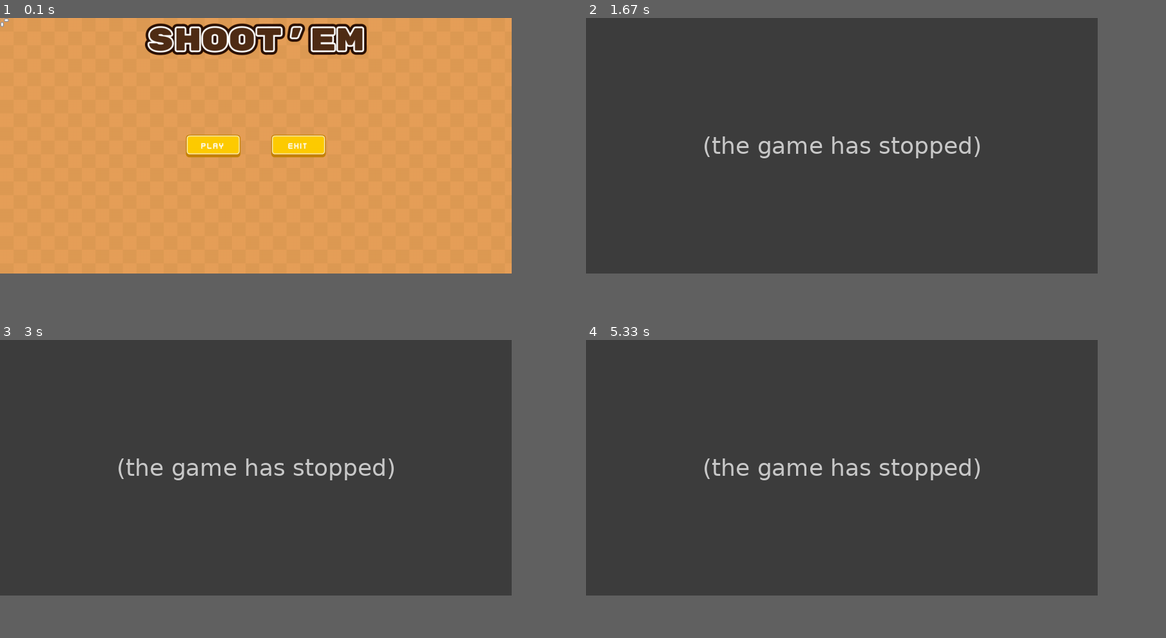
Above: before the commit, frames 1-4 (two rows, left to right).
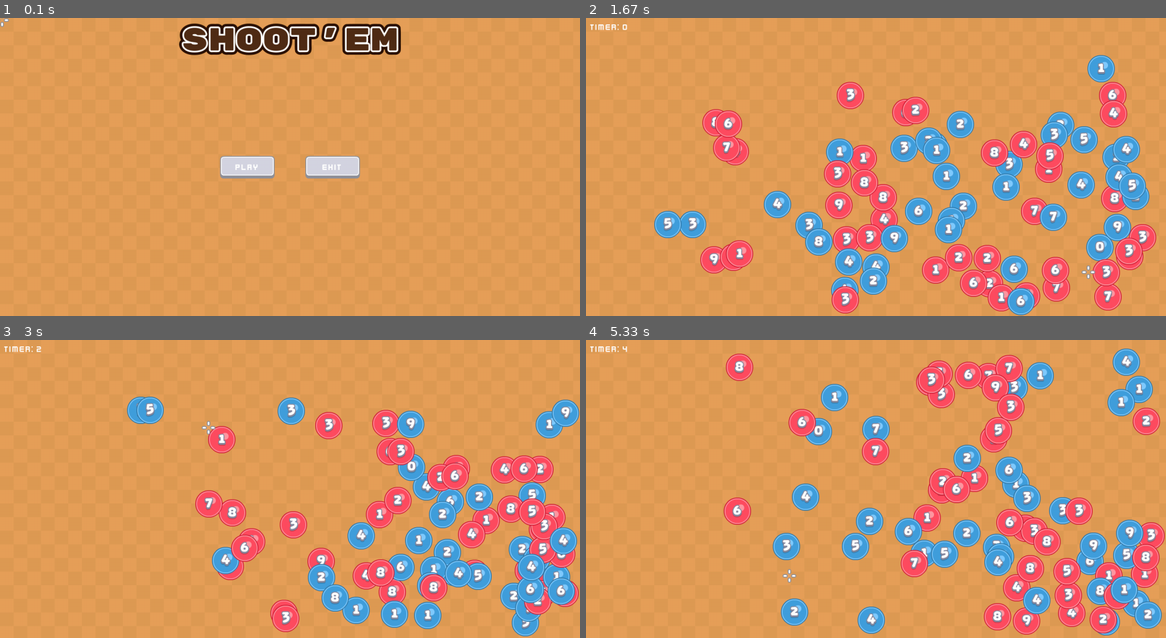
Above: after the commit, the same moments.

Repository: ali-khawasawala-521/ShootEm-PyGame-
Game: pygame game, started from main.py
Two runs of this game, one before a commit and one after it. Both use one fixed random seed, a clock stepped at 60 frames per second and the inputs below.
Inputs (mouse positions are in pixels of both pictures, inside the frame that each line leads up to):
- Up to frame 1 (0.1 s): no input
- Up to frame 2 (1.67 s): click (876, 38) at 0.38 s; click (835, 167) at 0.72 s; click (760, 205) at 1.05 s; click (1090, 271) at 1.38 s
- Up to frame 3 (3 s): click (301, 387) at 1.72 s; click (261, 566) at 2.05 s; click (272, 438) at 2.38 s; click (208, 426) at 2.72 s
- Up to frame 4 (5.33 s): click (1026, 462) at 3.05 s; click (1055, 483) at 3.38 s; click (997, 435) at 3.72 s; click (707, 432) at 4.05 s; click (899, 477) at 4.38 s; click (707, 471) at 4.72 s; click (789, 575) at 5.05 s
In our replay, the window is 794x397 before the commit and 900x463 after it. These sizes can differ from the game's own. Grey fills any space a smaller window leaves; there, only what the larger window draws over its background counts as a difference.

The runs differ from the first frame. In frame 1, 6.3% of the frame differs, in the area x 25-70%, y 1-54%; in frame 2, 83%; in frame 3, 83%, in the area x 0-100%, y 0-100%; in frame 4, 83%.
Error before the commit: IndexError: list index out of range (main.py line 60); the game stopped at 0.72 s (later frames are placeholders)

Commit message:
Menu Design Started

Diff:
--- a/main.py
+++ b/main.py
@@ -1,10 +1,10 @@
 '''
 Author: Ali Asgar Khawasawala
-Description: A Simple yet Educational Ball Shooting Game for testing the knowledge of Number System.
+Description: A simple ball shooting game developed with Python and PyGame for building the concentration power and the knowledge of even and odd numbers in kids.
 '''
 
 import sys # Provide System related functionality.
-import random # Provide Functionality for Randomness.
+import random # Provide Randomness.
 import math # Provide Essential Math Funtionality.
 import pygame # Provide Game Related Functions.
 
@@ -20,32 +20,45 @@
 
 # Class for UI Elements
 class UI_Element(pygame.sprite.Sprite):
-    def __init__(self, pos_x, pos_y, imgPath, label, type):
+    def __init__(self, pos_x, pos_y, imgList, label, type):
         super().__init__()
         self.x = pos_x
         self.y = pos_y
         self.type = type
-        self.image = pygame.image.load(imgPath)
-
-        imgWidth = self.image.get_width()
-        imgHeight = self.image.get_height()
+        self.imgIndex = 0
+        self.images = []
+
+        for i in imgList:
+            self.images.append(pygame.image.load(i))
+
+        self.image = self.images[self.imgIndex]
+
+        self.imgWidth = self.image.get_width()
+        self.imgHeight = self.image.get_height()
 
         font = pygame.font.Font("assets/KenneyFutureNarrow.ttf", 20)
         self.label = label
         self.labelFont = font.render(self.label, True, (255,255,255))
-        labelWidth = self.labelFont.get_width()
-        labelHeight = self.labelFont.get_height()
-
-        self.image.blit(self.labelFont, (int(imgWidth/2- labelWidth/2), int(imgHeight/2 - labelHeight/2)))
+        self.labelWidth = self.labelFont.get_width()
+        self.labelHeight = self.labelFont.get_height()
 
         self.rect = self.image.get_rect()
         self.rect.center = (self.x, self.y)
 
-# Class for Head over Display
-class HUD():
-    def __init__(self):
-        super().__init__()
-        self.HUD_font = pygame.font.Font("assets/KenneyFutureNarrow.ttf", 30)
+    def update(self):
+        mousePos = pygame.mouse.get_pos()
+        # print(f"Mouse x: {mousePos[0]}")
+        # print(f"Mouse y: {mousePos[1]}")
+        if mousePos[0] >= self.rect.x and mousePos[0] <= (self.rect.x + self.rect.width) and mousePos[1] >= self.rect.y and mousePos[1] <= (self.rect.y + self.rect.height):
+            self.imgIndex = 1
+        else:
+            self.imgIndex = 0
+
+        if self.imgIndex >= len(self.images):
+            self.imgIndex = 0
+
+        self.image = self.images[self.imgIndex]
+        self.image.blit(self.labelFont, (int(self.imgWidth/2 - self.labelWidth/2), int(self.imgHeight/2 - self.labelHeight/2)))
 
 # Class for creating Crosshair like Mouse Pointer.
 class Crosshair(pygame.sprite.Sprite):
@@ -67,7 +80,7 @@
 
     # Defining what to do if crosshair collide with ball and shoot.
     def shoot(self):
-        # Checking whether crosshair is on ball while shooting.
+        # Checking whether crosshair is on ball while shooting
         ball = pygame.sprite.spritecollide(crosshair, stage.ball_group, False)
 
         # Checking if ball is even or odd.
@@ -150,12 +163,14 @@
         self.totalEvenBalls = 0
         self.ball_group = []
 
+        self.buttons = ["assets/button_grey.png", "assets/button_yellow.png"]
+
         self.font = pygame.font.Font("assets/KenneyFutureNarrow.ttf", 20)
         self.font_two = pygame.font.Font("assets/KenneyFutureNarrow.ttf", 40)
-        self.title = UI_Element(int(screenWidth/2), 50, "assets/title.png", "", "title")
-        self.playButton = UI_Element(int(screenWidth/2 - 100), int(screenHeight/2), "assets/button.png", "PLAY", "button")
-        self.exitButton = UI_Element(int(screenWidth/2 + 100), int(screenHeight/2), "assets/button.png", "EXIT", "button")
-        self.replayButton =  UI_Element(int(screenWidth/2 - 100), int(screenHeight/2), "assets/button.png", "REPLAY", "button")
+        self.title = UI_Element(int(screenWidth/2), 50, ["assets/title.png"], "", "title")
+        self.playButton = UI_Element(int(screenWidth/2 - 100), int(screenHeight/2), self.buttons, "PLAY", "button")
+        self.exitButton = UI_Element(int(screenWidth/2 + 100), int(screenHeight/2), self.buttons, "EXIT", "button")
+        self.replayButton =  UI_Element(int(screenWidth/2 - 100), int(screenHeight/2), self.buttons, "REPLAY", "button")
 
         self.ui_group = pygame.sprite.Group()
         self.ui_group.add(self.title)
@@ -251,8 +266,8 @@
 clock = pygame.time.Clock()
 
 # Screen Dimension Related Variables.
-screenWidth  =  1200
-screenHeight =  600
+screenWidth  =  1360 #1200
+screenHeight =  700 #600
 
 # Game Window
 screen = pygame.display.set_mode((screenWidth, screenHeight))
Binary file added: assets/button_grey.png
Renamed: assets/button.png -> assets/button_yellow.png
